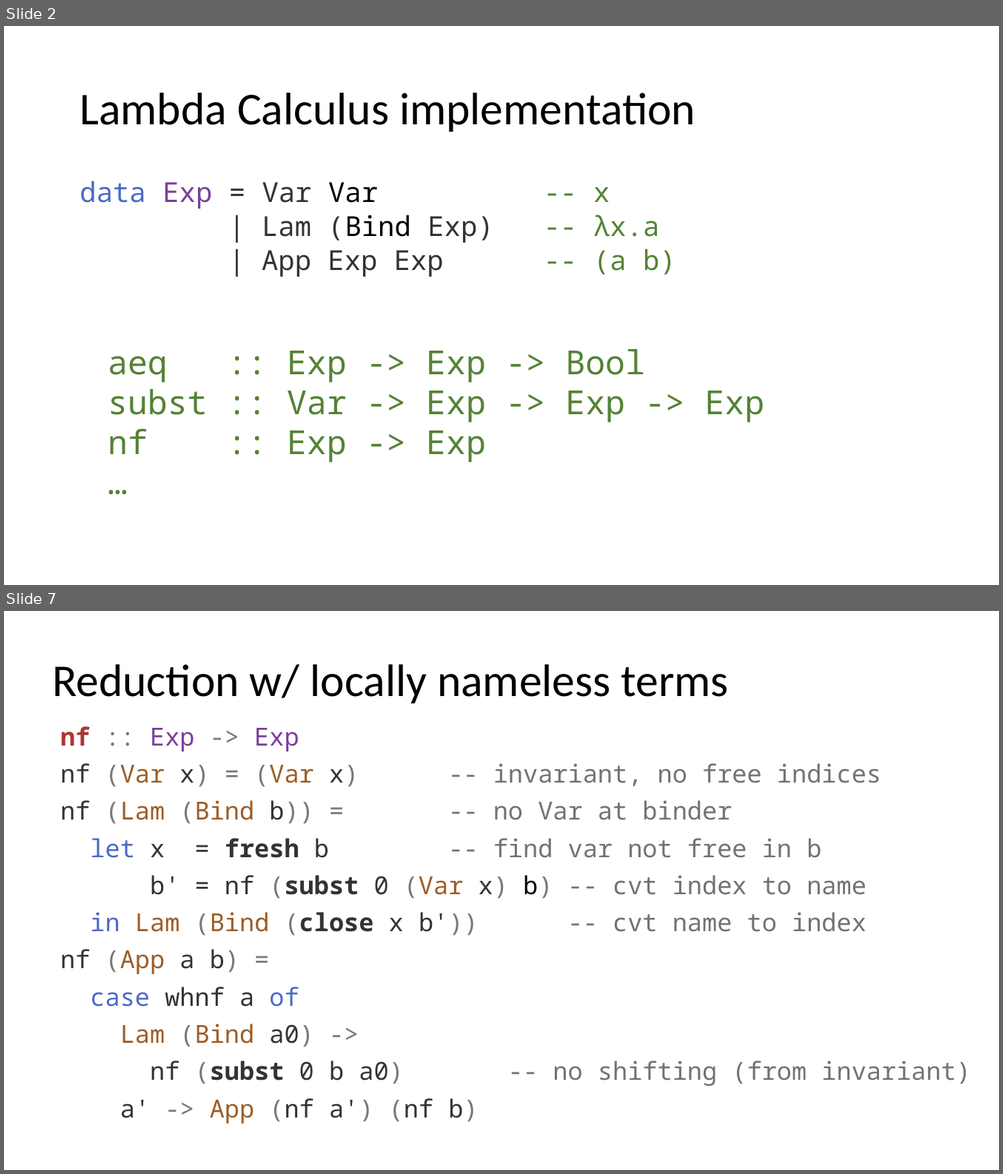
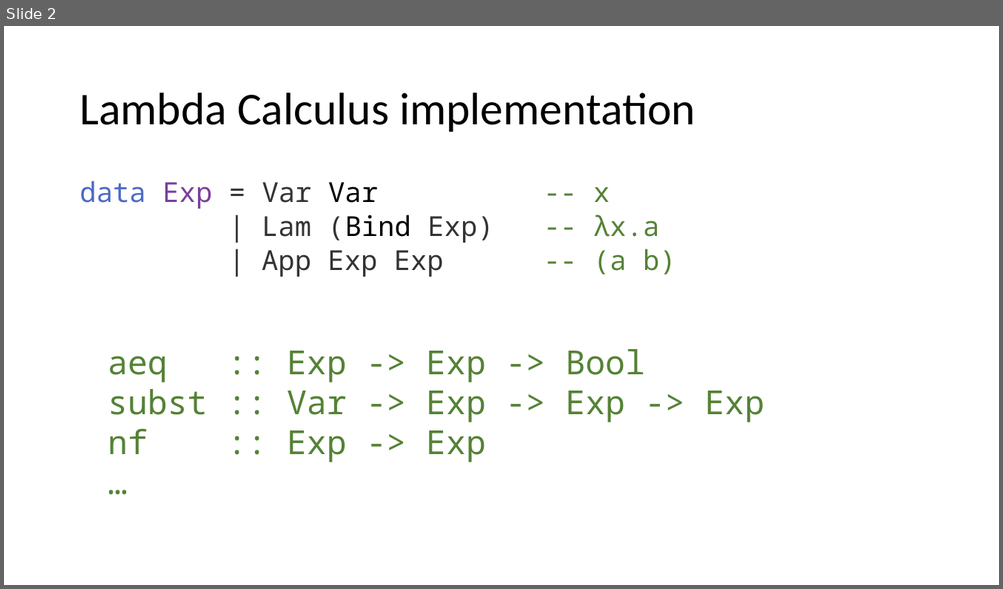
Before and after one commit to sweirich/lambda-n-ways, a slide deck: doc/wits-discussion.pptx. Shown one above the other, each under a label of ours: slides 2 and 7 before the commit, slide 2 after it; the slides between them are not shown. The pictures are 1003x1174 and 1003x589 pixels, drawn with LibreOffice and Linux fonts; fonts in the diff are those of the drawing. Boxes give left, top, right and bottom in pixels: in the first picture for what was removed or moved away, otherwise in the second. Text is boxed around its words. In the diff, an @@ line names an element or a change of style, - is before the commit and + after.

```diff
--- a/doc/wits-discussion.pptx
+++ b/doc/wits-discussion.pptx
@@ slide 7 removed at box(4, 611, 999, 1170), background #FFFFFF @@
@@ title removed at box(52, 664, 728, 703) @@
-Reduction w/ locally nameless terms
@@ text removed at box(60, 726, 970, 1086) @@
-nf :: Exp -> Exp
-nf (Var x) = (Var x) -- invariant, no free indices
-nf (Lam (Bind b)) = -- no Var at binder
-let x = fresh b -- find var not free in b
-b' = nf (subst 0 (Var x) b) -- cvt index to name
-in Lam (Bind (close x b')) -- cvt name to index
-nf (App a b) =
-case whnf a of
-Lam (Bind a0) ->
-nf (subst 0 b a0) -- no shifting (from invariant)
-a' -> App (nf a') (nf b)
```
Also in this commit, not shown: 5 slides changed, 14 slides added, 4 other slides removed, 3 other files.
